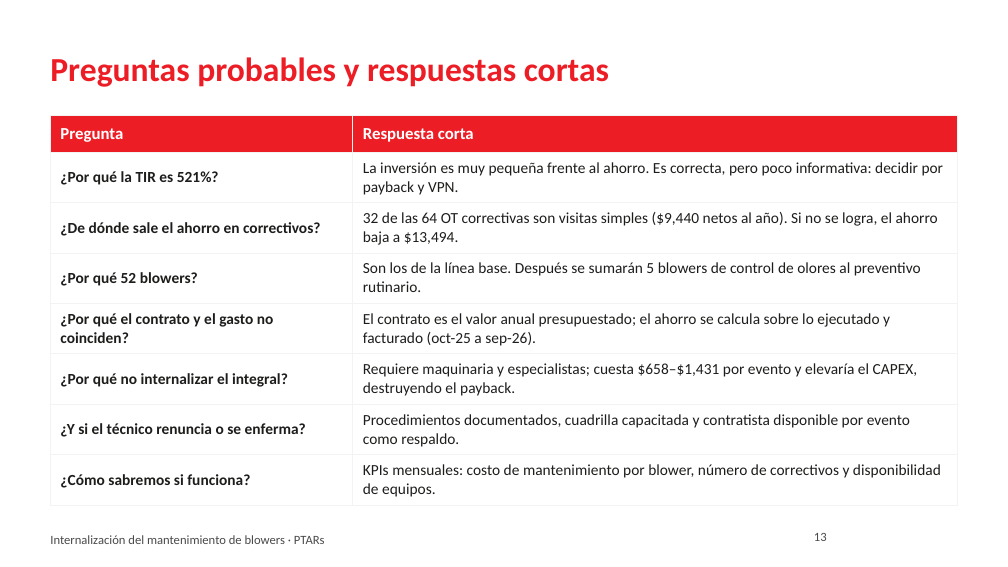
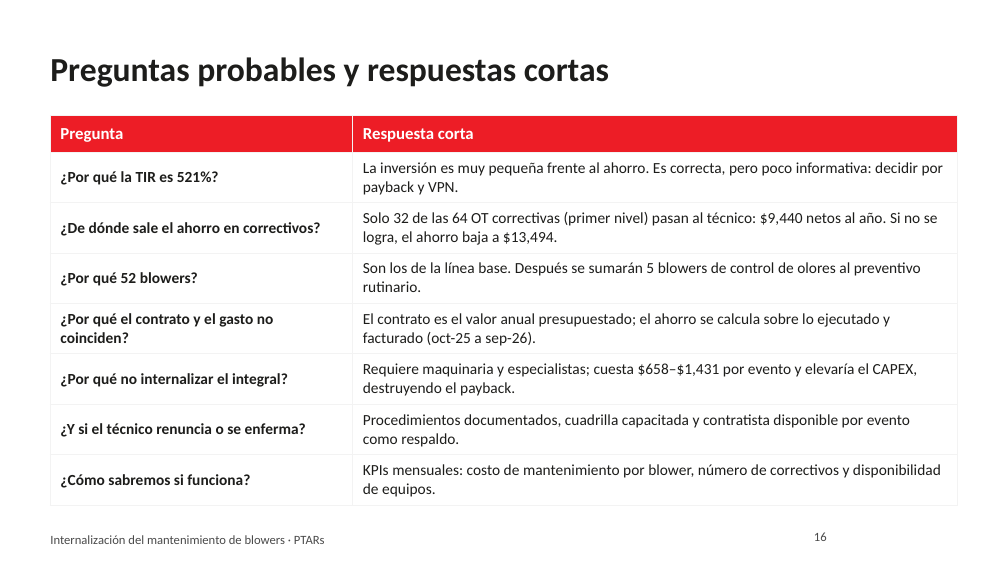
Before and after one commit to jjsamcar/Codigo-IA, a slide deck: slide 16 of presentaciones/Blowers_PTARs_Resumen_Gerencia.pptx (slide 13 before the commit). Drawn at 1008x567 pixels with LibreOffice and Linux fonts; fonts in the diff are those of the drawing; background and template pictures are left out. Boxes give left, top, right and bottom in pixels: in the first picture for what was removed or moved away, otherwise in the second. Text is boxed around its words. In the diff, an @@ line names an element or a change of style, - is before the commit and + after.

```diff
--- a/presentaciones/Blowers_PTARs_Resumen_Gerencia.pptx
+++ b/presentaciones/Blowers_PTARs_Resumen_Gerencia.pptx
@@ title "Preguntas probables y respuestas cortas" at box(50, 57, 609, 87): text colour #ED1D26 to #1D1D1B @@
@@ table at box(50, 116, 958, 501) @@
-row 3, column 2: 32 de las 64 OT correctivas son visitas simples ($9,440 netos al año). Si no se logra, el ahorro baja a $13,494.
+row 3, column 2: Solo 32 de las 64 OT correctivas (primer nivel) pasan al técnico: $9,440 netos al año. Si no se logra, el ahorro baja a $13,494.
@@ page number at box(814, 532, 827, 541): text changed @@
-13
+16
```
Also in this commit, not shown: 12 other slides changed, 4 slides added, 1 slide removed.
